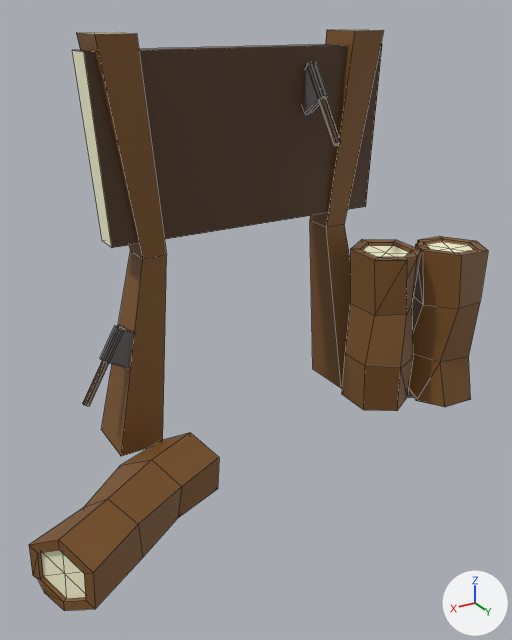
An edit to the FBX model PFA-Projet Racine/Assets/Import/Mesh Blender/HABITATION/entree bucheron.fbx, drawn before and after from the same camera.
Rendered twice from a camera (50 mm lens) standing at (-37.04, 4.2, 3.49) and looking at (-39.67, -0.2, 1.29). The lights are fixed; the arrows at lower right show +X, +Y and +Z. The picture after the commit comes second. Mesh edges are drawn as thin lines. Where no turn or scale is listed for an object, it has been applied to the vertices.
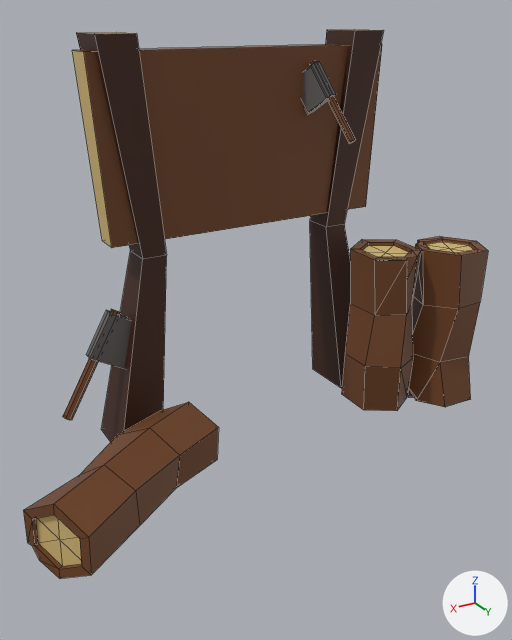
The newer file is also turned or shifted as a whole; pictures and numbers use the older file's frame.

Edits to the bpy script that builds the scene:
```text
Change me_cube_028:
    used by ob_cube_001; location = (-39.977, -0.908, 0.104)
    remove me_cube_028.from_pydata(...)  # 258 vertices, 278 faces; spans x -2.01..2.3, y -0.24..1.57, z -0.34..3.27
    add me_cube_028.from_pydata(...)  # 258 vertices, 278 faces; spans x -2.01..2.3, y -0.24..1.57, z -0.06..3.27
    me_cube_028 part 1: the loose piece of 12 vertices spanning x -0.58..-0.51, y -0.06..0.36, z 2.62..3.03 is turned 20.5 degrees about the z axis through its middle, then moved by (-0.01, 0.03, 0.01)
    me_cube_028 part 2: the loose piece of 17 vertices spanning x -0.57..-0.51, y 0.12..0.57, z 2.43..3.04 is turned 20.5 degrees about the z axis through its middle, then moved by (-0.08, 0.01, 0.01)
    me_cube_028 part 3: the loose piece of 12 vertices spanning x 0.98..1.39, y 0.09..0.15, z 0.71..1.11 is scaled about its middle by 1.37, then moved by (0.0, -0.09, 0.03)
    me_cube_028 part 4: the loose piece of 17 vertices spanning x 1.17..1.57, y 0.09..0.15, z 0.48..1.12 is scaled about its middle by 1.37, then moved by (0.07, -0.09, -0.01)
    me_cube_028 part 5: the loose piece of 56 vertices spanning x 0.73..2.3, y 0.34..1.57, z -0.34..0.28 is moved by (0.0, 0.0, 0.28)
    me_cube_028 part 6: texture (UV) coordinates of 258 of 278 faces, centred in x -1.94..2.29, y -0.19..1.53, z -0.31..3.27, changed; they spanned u 0.2..0.71, v 0.61..0.63 and now span u 0.07..0.88, v 0.19..0.62
```

Location of each change, [x1, y1, x2, y2] in pixels of the pictures (512 x 640 px; the box of a moved part takes in the faces that stretch with it):
'Cube.001', reshaped, surface changed
    before: [29, 29, 488, 611]
    after: [23, 29, 488, 579]
part 1 of me_cube_028, moved or reshaped
    before: [304, 63, 328, 115]
    after: [302, 62, 336, 115]
part 2 of me_cube_028, moved or reshaped
    before: [307, 62, 341, 146]
    after: [310, 61, 355, 144]
part 3 of me_cube_028, moved or reshaped
    before: [100, 326, 134, 369]
    after: [86, 310, 131, 369]
part 4 of me_cube_028, moved or reshaped
    before: [83, 325, 125, 406]
    after: [63, 309, 120, 420]
part 5 of me_cube_028, moved or reshaped
    before: [29, 433, 219, 611]
    after: [23, 402, 219, 579]
part 6 of me_cube_028, surface changed
    before: [29, 29, 483, 611]
    after: [23, 29, 483, 579]
